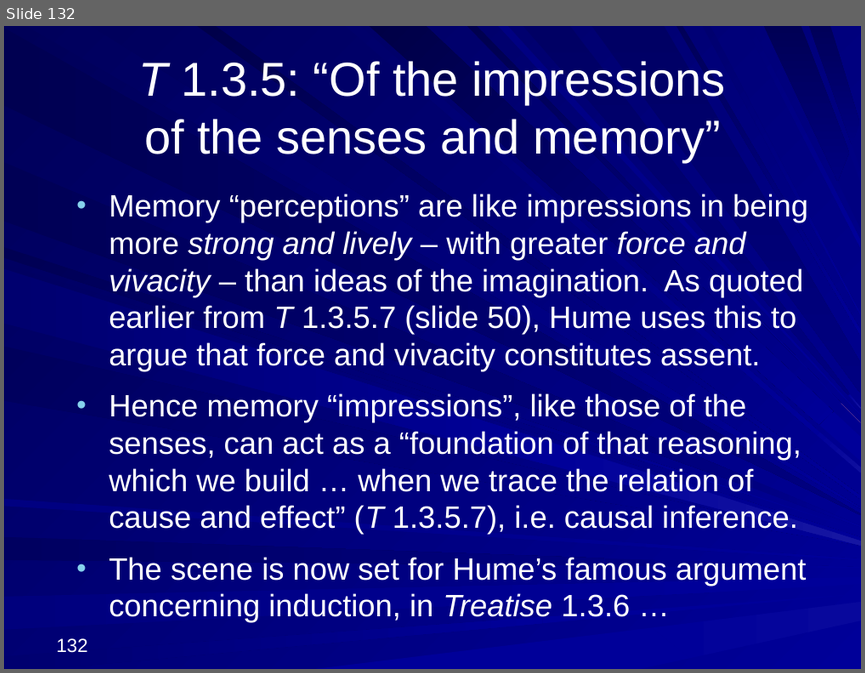
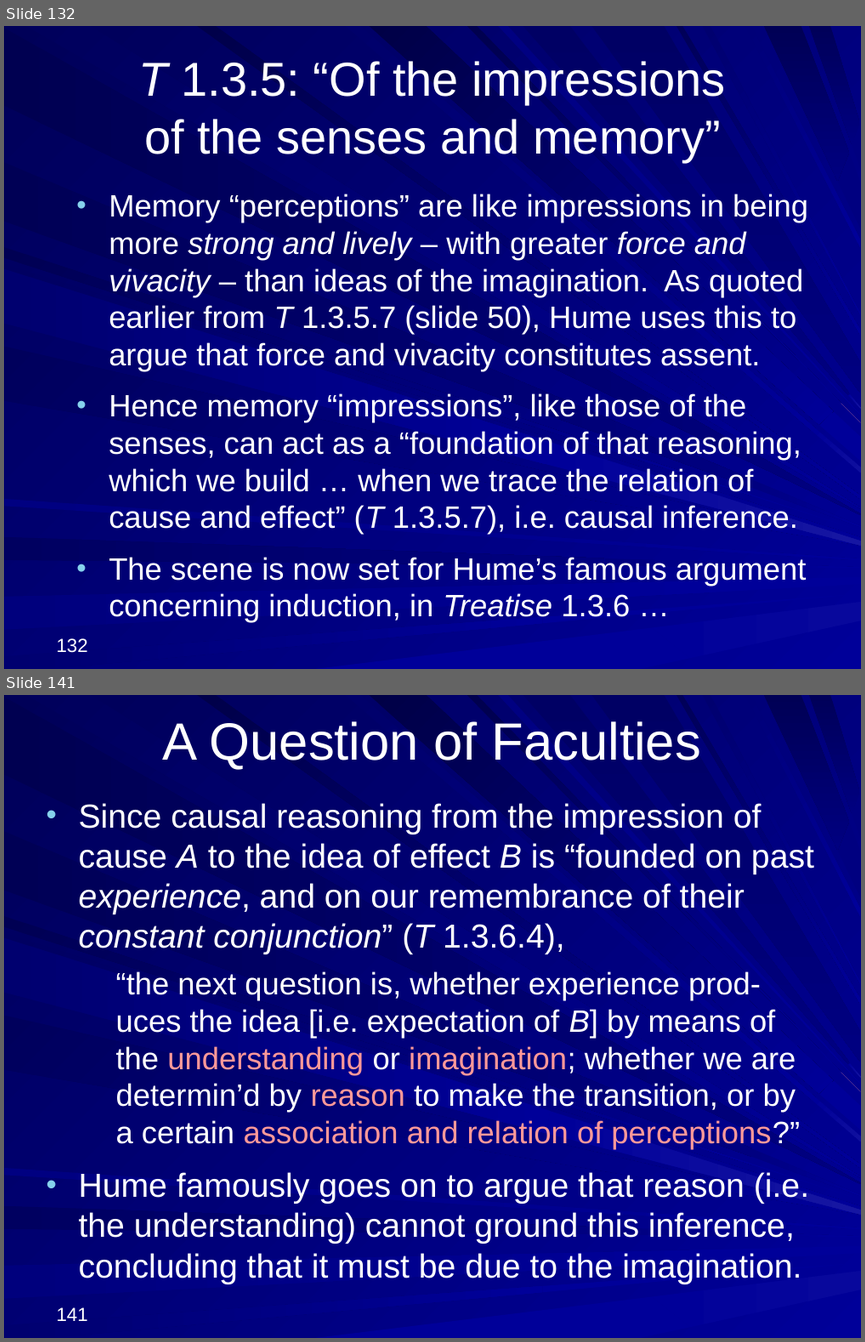
Before and after one commit to englishphilosophy/hume-texts-online, a slide deck: teaching/lectures/2025_Hume_MT_current.pptx. Shown one above the other, each under a label of ours: slide 132 before the commit, slides 132 and 141 after it; the slides between them are not shown. The pictures are 865x673 and 865x1342 pixels, drawn with LibreOffice and Linux fonts; fonts in the diff are those of the drawing. Boxes give left, top, right and bottom in pixels: in the first picture for what was removed or moved away, otherwise in the second. Text is boxed around its words. In the diff, an @@ line names an element or a change of style, - is before the commit and + after.

Commit message:
Uploading Hume lecture 4

```diff
--- a/teaching/lectures/2025_Hume_MT_current.pptx
+++ b/teaching/lectures/2025_Hume_MT_current.pptx
@@ slide 141 added at (x1=4, y1=695, x2=861, y2=1338), background gradient #000078 to #000099; not listed: 37 template elements that a slide beside it also shows @@
@@ title added at (x1=163, y1=721, x2=701, y2=769), 44 pt, text #FFFFFF @@
+A Question of Faculties
@@ text added at (x1=79, y1=803, x2=814, y2=1284), 28 pt, text #FFFFFF @@
+• Since causal reasoning from the impression of cause A to the idea of effect B is “founded on past experience, and on our remembrance of their constant conjunction” (T 1.3.6.4),
+  “the next question is, whether experience prod-uces the idea [i.e. expectation of B] by means of the understanding or imagination; whether we are determin’d by reason to make the transition, or by a certain association and relation of perceptions?”
+• Hume famously goes on to argue that reason (i.e. the understanding) cannot ground this inference, concluding that it must be due to the imagination.
@@ page number added at (x1=57, y1=1307, x2=88, y2=1321), 16 pt, text #FFFFFF @@
+141
```
Also in this commit, not shown: 41 other slides added, 2 other files.
